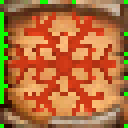
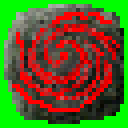
Layers edited between the first and the second 128x128 image:
renamed "Polar Ray" to "polarray.png", painted on it over [left=8, top=12, right=124, bottom=116]
hid "Spell-A BGND", painted on it over [left=0, top=0, right=128, bottom=128]
painted on "Spell-B BGND" over [left=0, top=0, right=128, bottom=128]
hid "Spell-C BGND", painted on it over [left=0, top=0, right=128, bottom=128]
